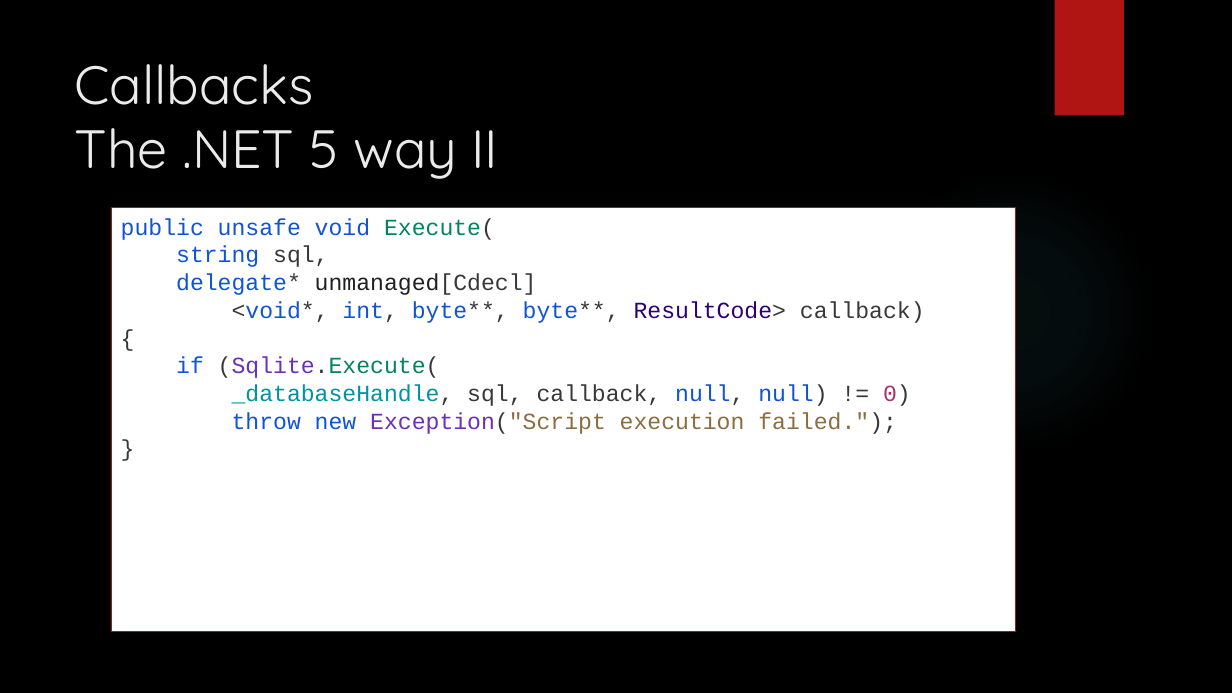
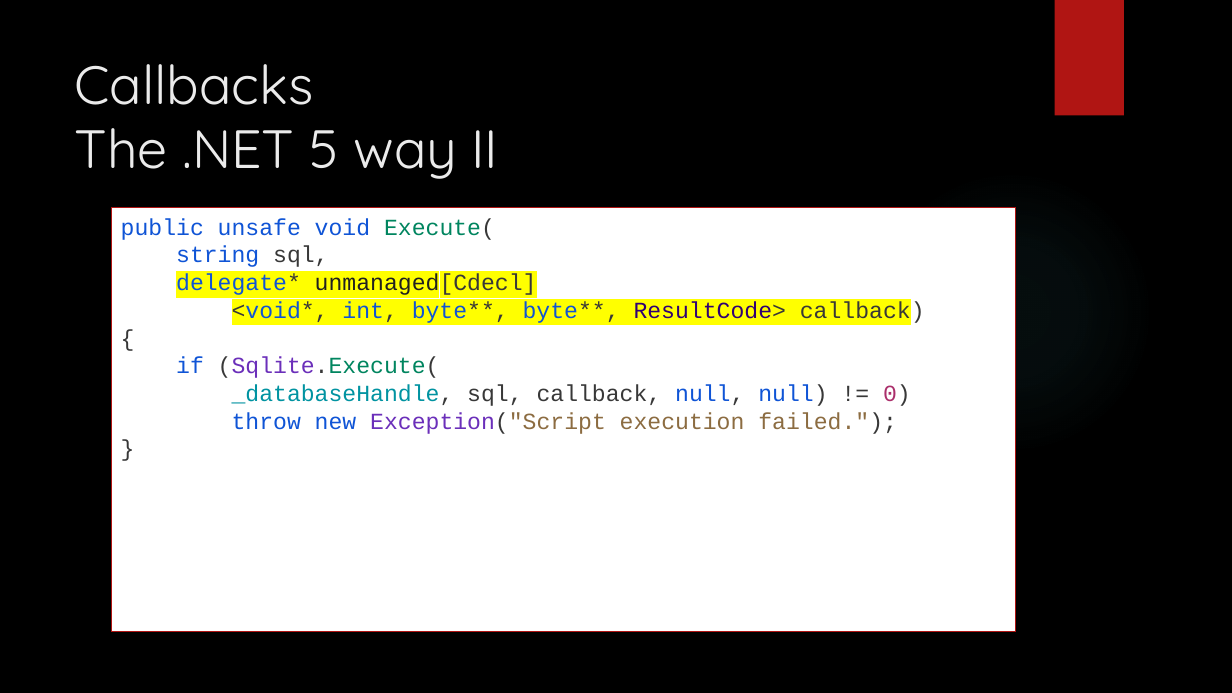
Before and after one commit to dennisdietrich/UnsafeCSharp, a slide deck: slide 50 of doc/Introduction to unsafe C#.pptx. Drawn at 1232x693 pixels with LibreOffice and Linux fonts; fonts in the diff are those of the drawing; background and template pictures are left out. Boxes give left, top, right and bottom in pixels: in the first picture for what was removed or moved away, otherwise in the second. Text is boxed around its words. In the diff, an @@ line names an element or a change of style, - is before the commit and + after.

Commit message:
Minor callback slide improvements

```diff
--- a/doc/Introduction to unsafe C#.pptx
+++ b/doc/Introduction to unsafe C#.pptx
@@ text in rectangle at [176,273,925,378]: highlight none to #FFFF00 in "delegate* unmanaged[Cdecl]", "<void*, int, byte**, byte**, ResultCode> callback)" @@
```
Also in this commit, not shown: 1 other slide changed.
